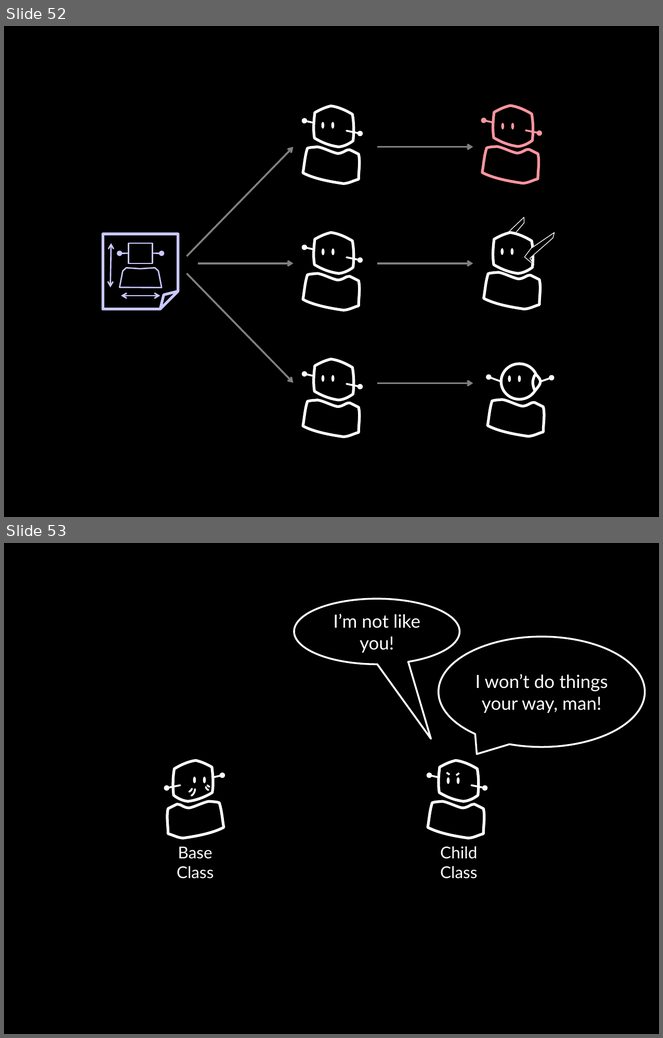
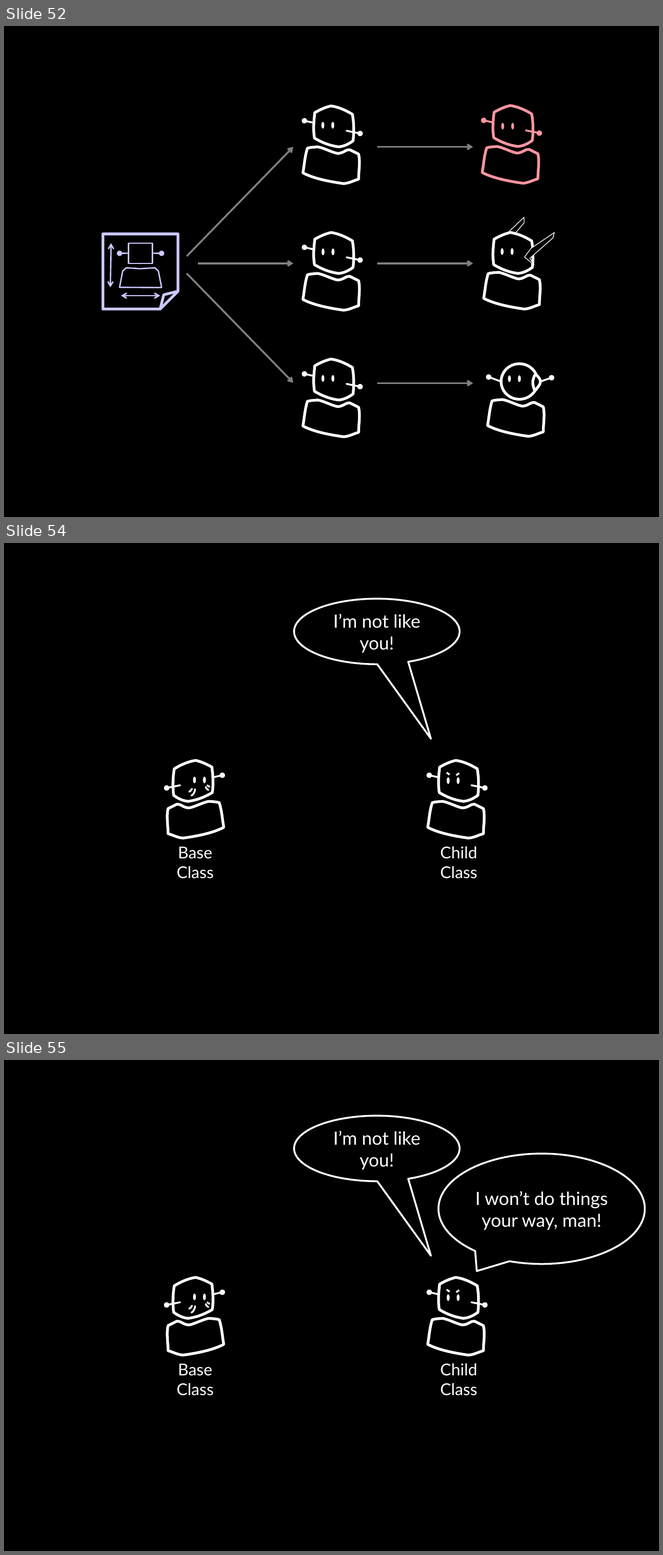
Before and after one commit to socketwench/OOPforObjectHaters, a slide deck: src/OOPforObjectHaters.pptx. Shown one above the other, each under a label of ours: slides 52 and 53 before the commit, slides 52, 54 and 55 after it; the slides between them are not shown. The pictures are 663x1038 and 663x1555 pixels, drawn with LibreOffice and Linux fonts; fonts in the diff are those of the drawing. Boxes give left, top, right and bottom in pixels: in the first picture for what was removed or moved away, otherwise in the second. Text is boxed around its words. In the diff, an @@ line names an element or a change of style, - is before the commit and + after.

```diff
--- a/src/OOPforObjectHaters.pptx
+++ b/src/OOPforObjectHaters.pptx
@@ slide 54 added at (4,543,659,1034), background #000000 @@
@@ speech bubble added at (294,599,460,664), outline #FFFFFF 2 pt, 20 pt, text #FFFFFF @@
+I’m not like you!
@@ arc (boxed as its full ellipse) added at (182,776,193,793), outline #FFFFFF 2 pt @@
@@ line added from (447, 773) to (450, 775), #FFFFFF 2 pt @@
@@ line added from (460, 774) to (456, 775), #FFFFFF 2 pt @@
@@ arc (boxed as its full ellipse) added at (184,780,195,797), outline #FFFFFF 2 pt @@
@@ ellipse added at (193,777,196,783), fill #FFFFFF @@
@@ ellipse added at (203,777,206,783), fill #FFFFFF @@
@@ arc (boxed as its full ellipse) added at (206,783,213,791), outline #FFFFFF 2 pt @@
@@ arc (boxed as its full ellipse) added at (207,780,214,787), outline #FFFFFF 2 pt @@
@@ ellipse added at (447,778,450,784), fill #FFFFFF @@
@@ ellipse added at (457,778,460,784), fill #FFFFFF @@
@@ group added at (166,760,223,838): 2 freeform shapes, 2 arrows @@
@@ group added at (428,760,485,838): 2 freeform shapes, 2 arrows @@
@@ text added at (177,847,214,879), 18 pt, text #FFFFFF @@
+Base
+Class
@@ text added at (440,846,477,879), 18 pt, text #FFFFFF @@
+Child Class
@@ what was slide 53 is now slide 55 @@
```
Also in this commit, not shown: 1 slide changed, 4 other slides added, 9 other files.
